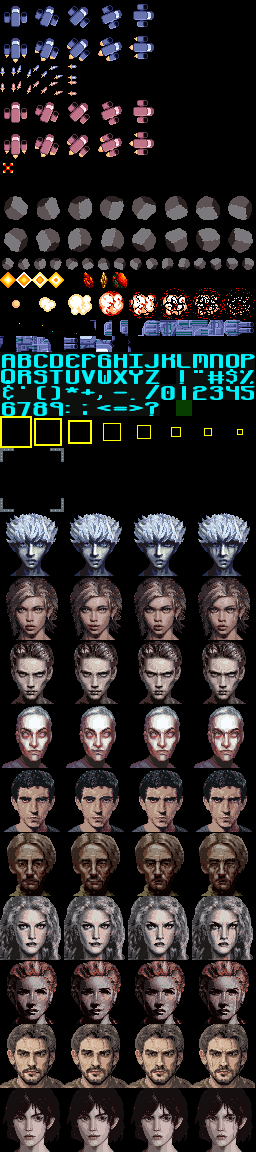
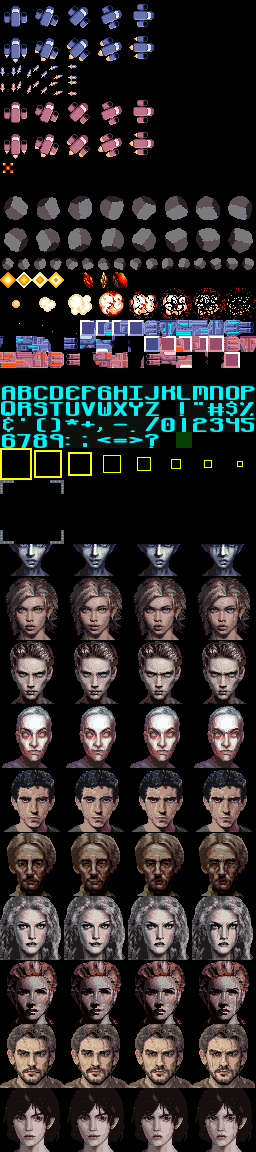
Revision of a layered 256px x 1152px image; what changed, layer by layer:
painted on "Background" over (0, 320, 256, 544)
